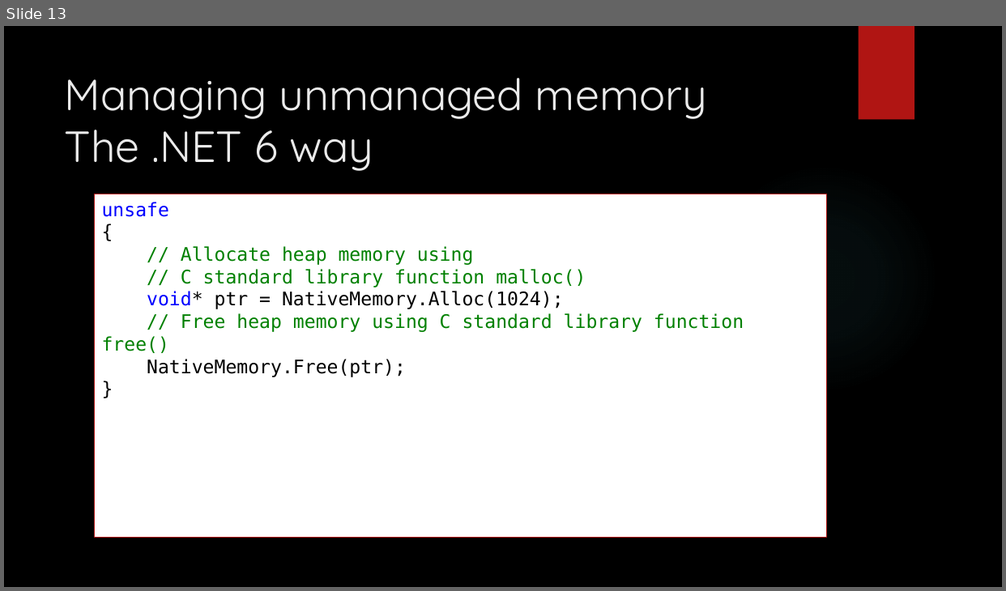
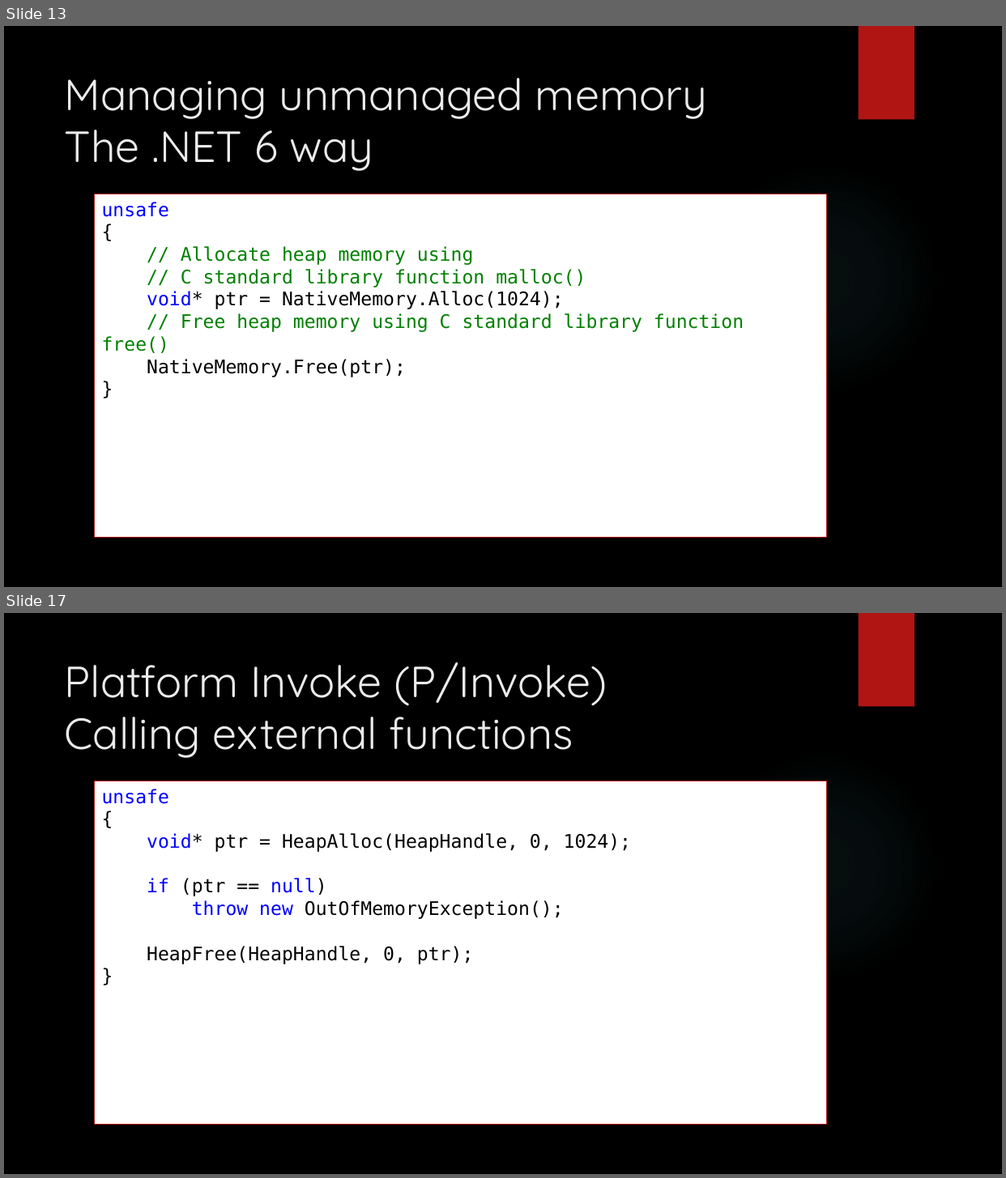
Before and after one commit to dennisdietrich/UnsafeCSharp, a slide deck: doc/Introduction to unsafe C#.pptx. Shown one above the other, each under a label of ours: slide 13 before the commit, slides 13 and 17 after it; the slides between them are not shown. The pictures are 1006x591 and 1006x1178 pixels, drawn with LibreOffice and Linux fonts; fonts in the diff are those of the drawing; background and template pictures are left out. Boxes give left, top, right and bottom in pixels: in the first picture for what was removed or moved away, otherwise in the second. Text is boxed around its words. In the diff, an @@ line names an element or a change of style, - is before the commit and + after.

```diff
--- a/doc/Introduction to unsafe C#.pptx
+++ b/doc/Introduction to unsafe C#.pptx
@@ slide 17 added at box(4, 613, 1002, 1174), background picture (left out); not listed: 2 template elements that a slide beside it also shows @@
@@ title added at box(65, 662, 607, 758), 42 pt, text #EBEBEB @@
+Platform Invoke (P/Invoke)
+Calling external functions
@@ rectangle added at box(95, 781, 827, 1125), fill #FFFFFF, outline #B01513 1.25 pt, 18 pt, text #000000 @@
+unsafe
+{
+void* ptr = HeapAlloc(HeapHandle, 0, 1024);
+if (ptr == null)
+throw new OutOfMemoryException();
+HeapFree(HeapHandle, 0, ptr);
+}
```
Also in this commit, not shown: 2 slides changed, 2 other slides added, 2 other files.
